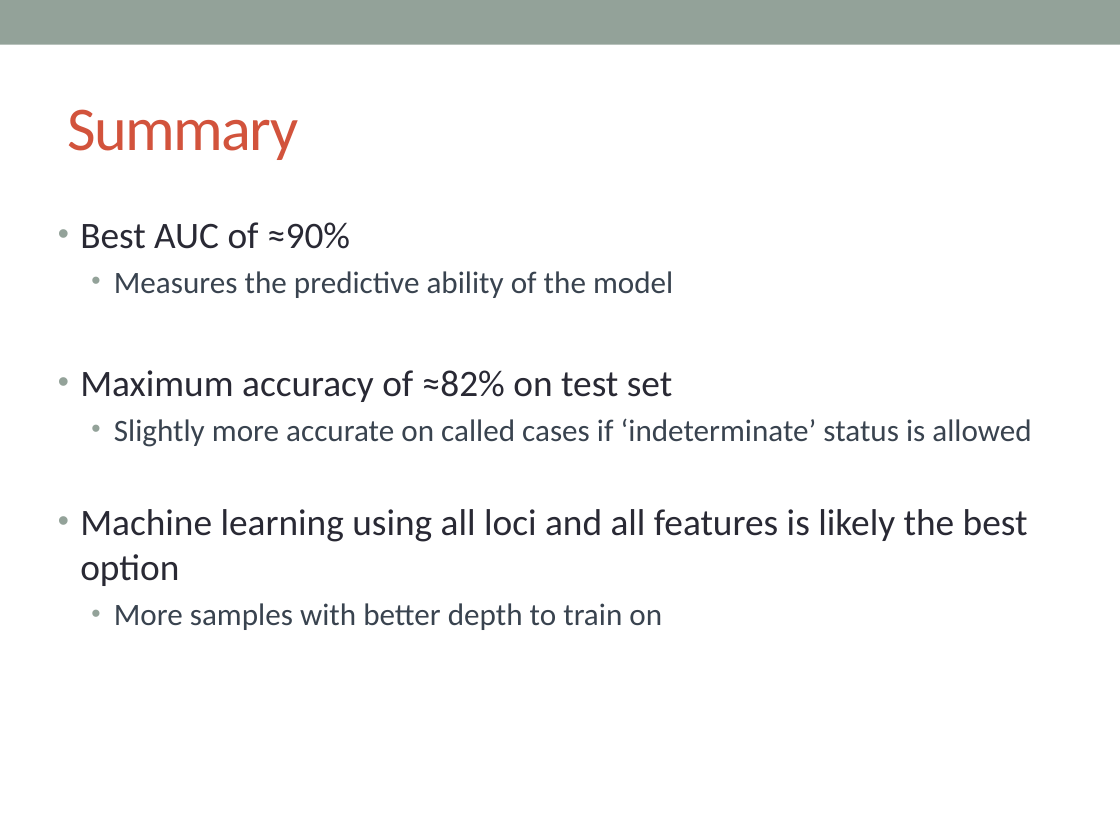
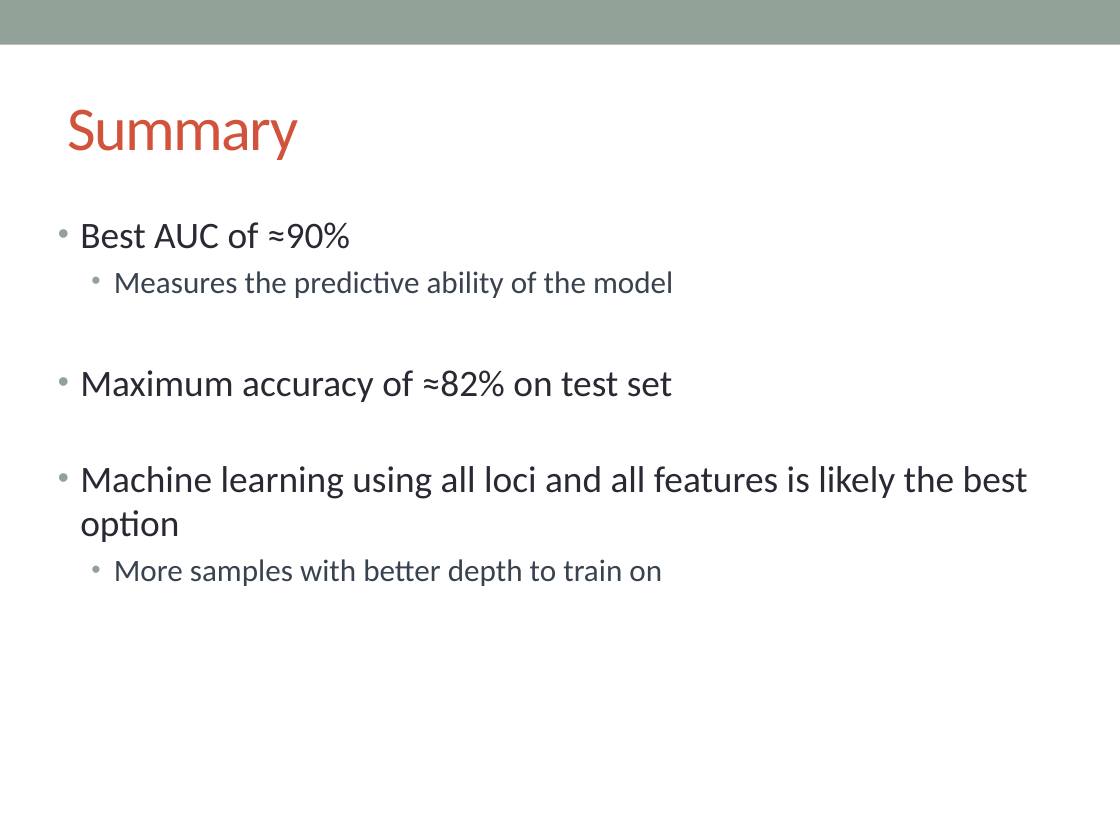
Before and after one commit to lailamargaret/Stanford-2018, a slide deck: slide 37 of MSI Project Presentation.pptx (slide 38 before the commit). Drawn at 1120x840 pixels with LibreOffice and Linux fonts; fonts in the diff are those of the drawing. Boxes give left, top, right and bottom in pixels: in the first picture for what was removed or moved away, otherwise in the second. Text is boxed around its words. In the diff, an @@ line names an element or a change of style, - is before the commit and + after.

```diff
--- a/MSI Project Presentation.pptx
+++ b/MSI Project Presentation.pptx
@@ text at (x1=114, y1=418, x2=1031, y2=447): paragraph removed @@
-  • Slightly more accurate on called cases if ‘indeterminate’ status is allowed
```
Also in this commit, not shown: 1 slide removed, 1 other file.
